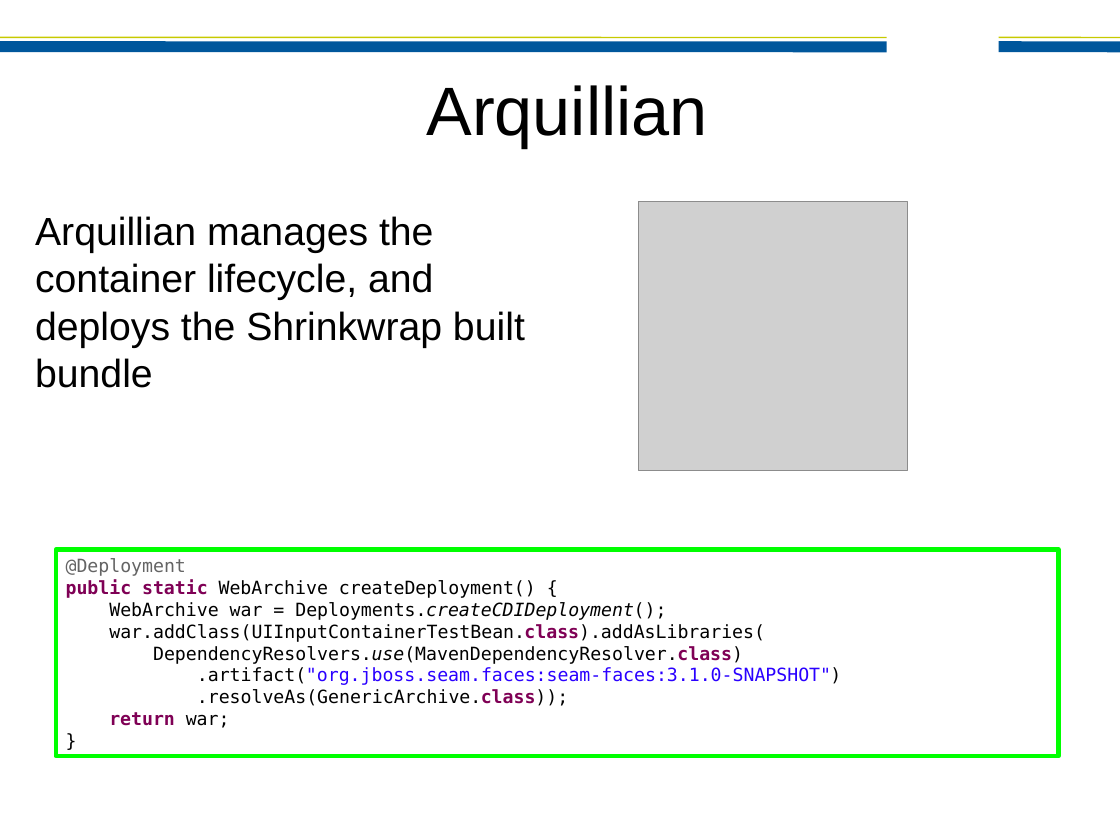
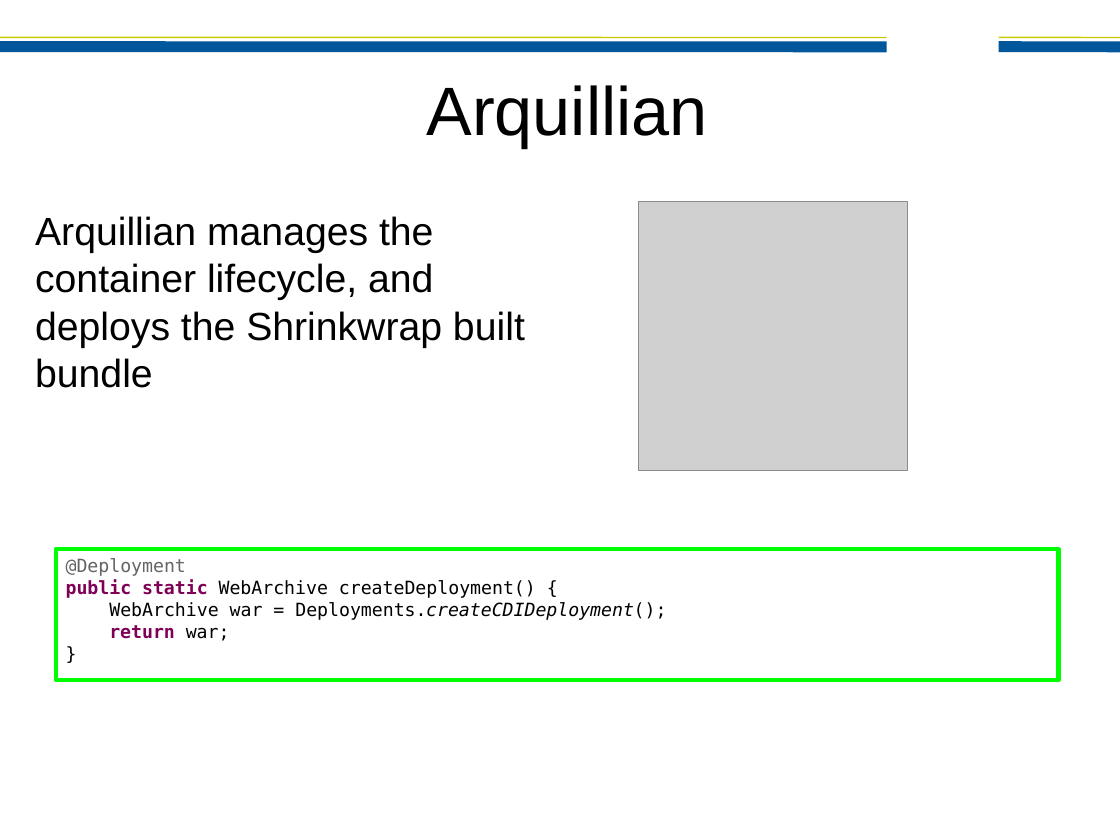
Before and after one commit to bleathem/talks, a slide deck: slide 68 of 2011-JAXConf-SeamFaces.odp (slide 66 before the commit). Drawn at 1120x840 pixels with LibreOffice and Linux fonts; fonts in the diff are those of the drawing; grey boxes stand for pictures; background and template pictures are left out. Boxes give left, top, right and bottom in pixels: in the first picture for what was removed or moved away, otherwise in the second. Text is boxed around its words. In the diff, an @@ line names an element or a change of style, - is before the commit and + after.

```diff
--- a/2011-JAXConf-SeamFaces.odp
+++ b/2011-JAXConf-SeamFaces.odp
@@ rectangle "@Deployment": place and size @@
-rectangle "@Deployment" at [55, 549, 1059, 756]
+rectangle "@Deployment" at [55, 549, 1059, 680]
@@ text in rectangle at [109, 624, 841, 706]: paragraphs removed @@
-war.addClass(UIInputContainerTestBean.class).addAsLibraries(
-DependencyResolvers.use(MavenDependencyResolver.class)
-.artifact("org.jboss.seam.faces:seam-faces:3.1.0-SNAPSHOT")
-.resolveAs(GenericArchive.class));
```
Also in this commit, not shown: 6 other slides changed, 2 slides added.
